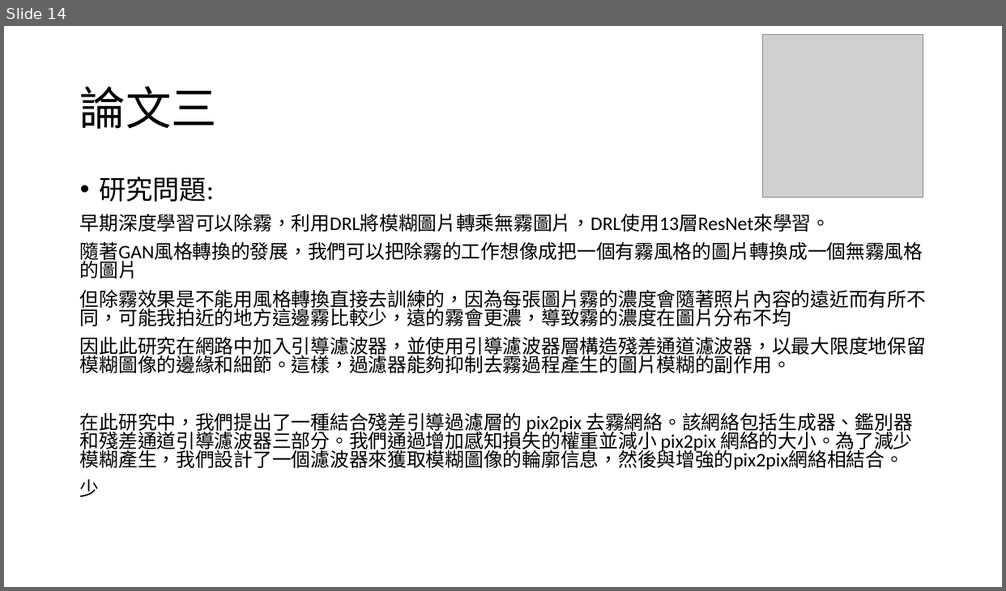
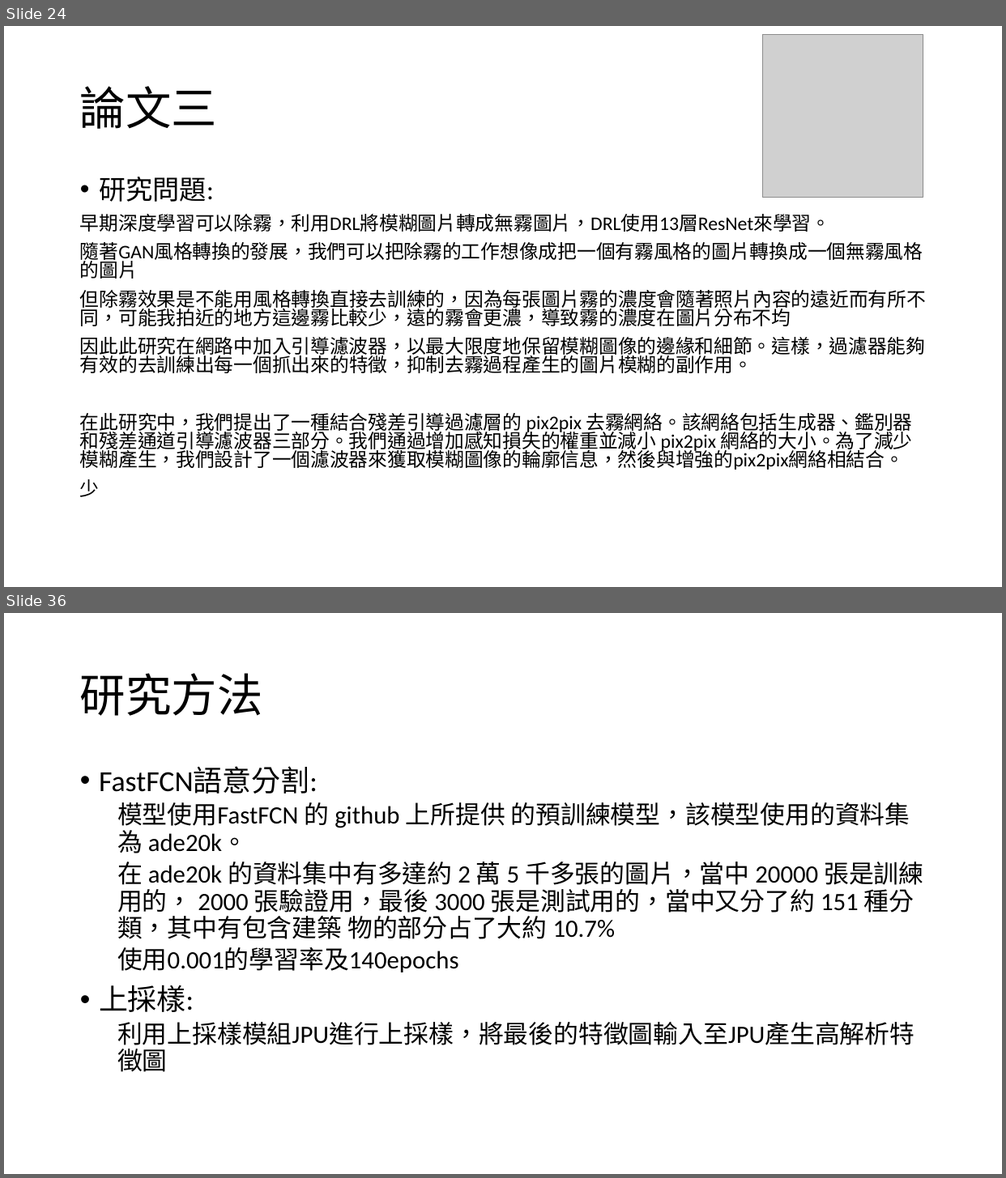
Before and after one commit to 10994015/paper, a slide deck: 論文/論文寫作.pptx. Shown one above the other, each under a label of ours: slide 14 before the commit, slides 24 and 36 after it; the slides between them are not shown. The pictures are 1006x591 and 1006x1178 pixels, drawn with LibreOffice and Linux fonts; fonts in the diff are those of the drawing; grey boxes stand for pictures. Boxes give left, top, right and bottom in pixels: in the first picture for what was removed or moved away, otherwise in the second. Text is boxed around its words. In the diff, an @@ line names an element or a change of style, - is before the commit and + after.

```diff
--- a/論文/論文寫作.pptx
+++ b/論文/論文寫作.pptx
@@ slide 36 added at [4, 613, 1002, 1174], background #FFFFFF @@
@@ title added at [80, 673, 263, 716], 44 pt, text #000000 @@
+研究方法
@@ text added at [99, 767, 923, 1050], 24 pt, text #000000 @@
+• FastFCN語意分割:
+  模型使用FastFCN 的 github 上所提供 的預訓練模型，該模型使用的資料集為 ade20k。
+  在 ade20k 的資料集中有多達約 2 萬 5 千多張的圖片，當中 20000 張是訓練用的， 2000 張驗證用，最後 3000 張是測試用的，當中又分了約 151 種分類，其中有包含建築 物的部分占了大約 10.7%
+  使用0.001的學習率及140epochs
+• 上採樣:
+  利用上採樣模組JPU進行上採樣，將最後的特徵圖輸入至JPU產生高解析特徵圖
@@ what was slide 14 is now slide 24 @@
@@ slide 24 changed as well @@
@@ text at [80, 214, 830, 232]: text changed @@
-早期深度學習可以除霧，利用DRL將模糊圖片轉乘無霧圖片，DRL使用13層ResNet來學習。
+早期深度學習可以除霧，利用DRL將模糊圖片轉成無霧圖片，DRL使用13層ResNet來學習。
@@ text at [80, 337, 926, 373]: text changed @@
-因此此研究在網路中加入引導濾波器，並使用引導濾波器層構造殘差通道濾波器，以最大限度地保留模糊圖像的邊緣和細節。這樣，過濾器能夠抑制去霧過程產生的圖片模糊的副作用。
+因此此研究在網路中加入引導濾波器，以最大限度地保留模糊圖像的邊緣和細節。這樣，過濾器能夠有效的去訓練出每一個抓出來的特徵，抑制去霧過程產生的圖片模糊的副作用。
```
Also in this commit, not shown: 2 other slides changed, 34 other slides added, 1 other file.
